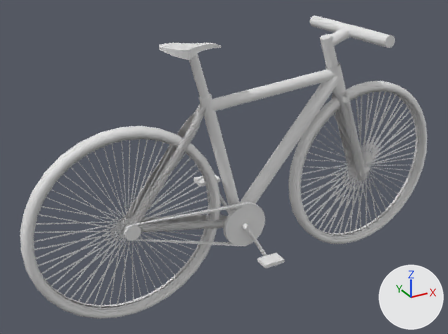
The Blender file Bike.blend: old version first, new version second.
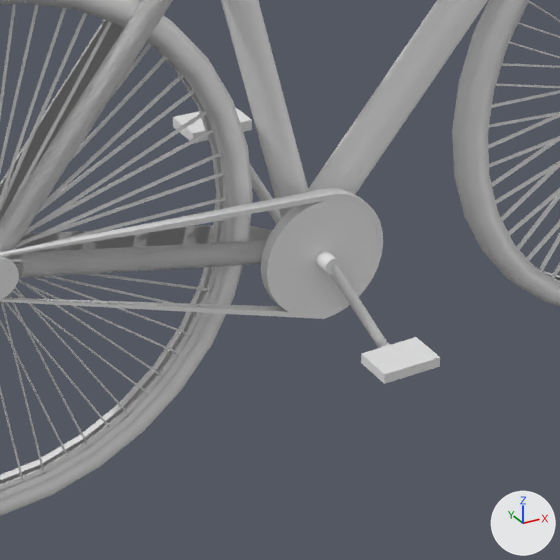
Each version appears first whole from a 50 mm camera at (-0.967, -1.664, 1.043) aimed at (-0.024, 0.051, 0.186), and next in a close-up on the part from 30% to 73% of the width and 41% to 98% of the height. The lights are fixed; the arrows at lower right show +X, +Y and +Z.

Objects in the first close-up: 'BLSpokes', 'BRSpokes', 'BTire', 'Bottom Bracket', 'Chain Stays', 'Circle', 'Cylinder.001', 'Cylinder.005', 'Cylinder.006', 'Down Tube', 'FTire', 'Plane', 'Plane.001', 'Seat Stays', 'Seat Tube'.
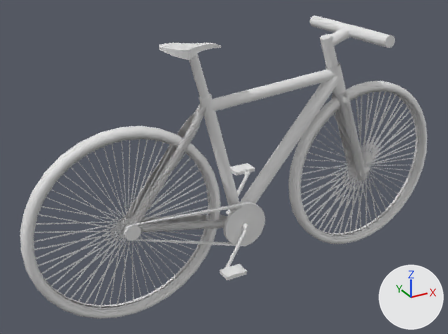
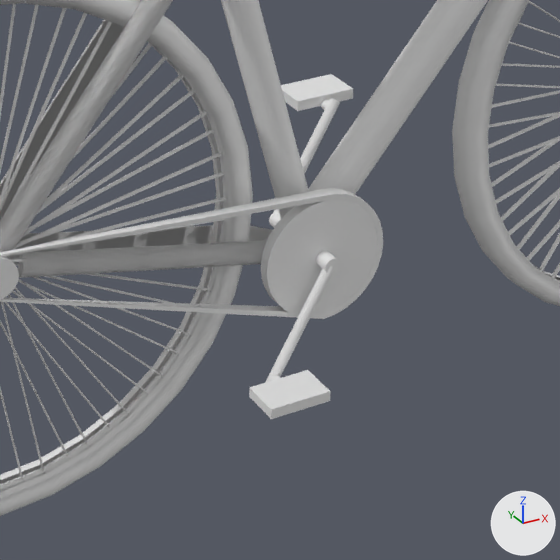
The change, as a list of edits to the scene's bpy script:
```text
Change ob_cylinder_001:
    ob_cylinder_001.rotation_euler: (0.0, -0.524, 0.0) -> (0.0, 0.524, 0.0)  # degrees (0, -30, 0) -> degrees (0, 30, 0)
Change ob_cylinder_004:
    ob_cylinder_004.location: (-0.076, 0.046, 0.131) -> (0.076, 0.067, 0.131)
Change ob_cylinder_005:
    ob_cylinder_005.location: (0.076, -0.076, -0.131) -> (-0.076, -0.076, -0.131)
Change ob_plane:
    ob_plane.location: (0.076, -0.109, -0.131) -> (-0.076, -0.109, -0.131)
Change ob_plane_001:
    ob_plane_001.location: (-0.076, 0.079, 0.137) -> (0.076, 0.099, 0.137)
Change ob_cylinder_006:
    ob_cylinder_006.location: (0.0, 0.04, 0.0) -> (0.0, 0.06, 0.0)
    ob_cylinder_006.rotation_euler: (0.0, -0.524, 0.0) -> (0.0, 0.524, 0.0)  # degrees (0, -30, 0) -> degrees (0, 30, 0)
```

Changed parts and their boxes [x1, y1, x2, y2] in the close-ups (560 x 560 px):
'Plane', moved: before [361, 337, 440, 384]; after [249, 370, 330, 419]
'Plane.001', moved: before [173, 107, 252, 143]; after [281, 74, 353, 111]
'Cylinder.001', turned: before [330, 265, 387, 348]; after [265, 266, 335, 383]
'Cylinder.006', moved, turned: before [250, 165, 281, 224]; after [273, 98, 340, 213]
'Cylinder.005', moved: before [380, 342, 391, 348]; after [269, 376, 281, 381]
'Cylinder.004', moved (not visible before): after [321, 99, 329, 110]
'Cylinder.002', unchanged, uncovered by the edit: before [316, 251, 340, 274]; after [261, 199, 377, 315]
'Bottom Bracket', unchanged, covered by the edit: before [261, 199, 377, 315]
